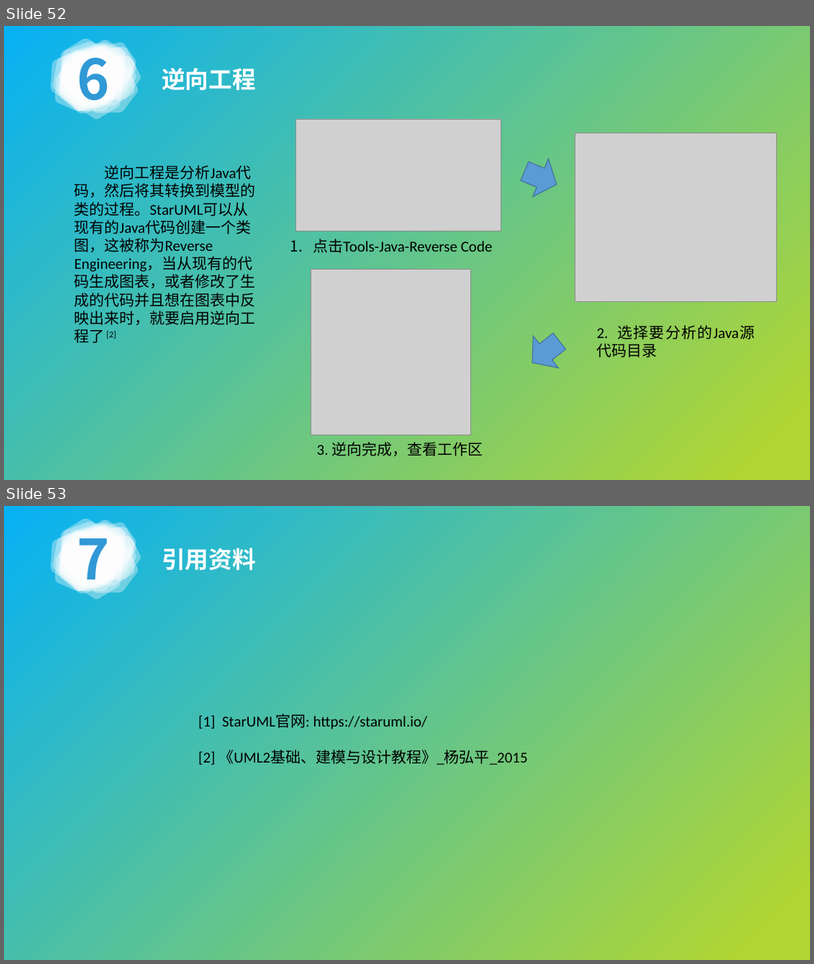
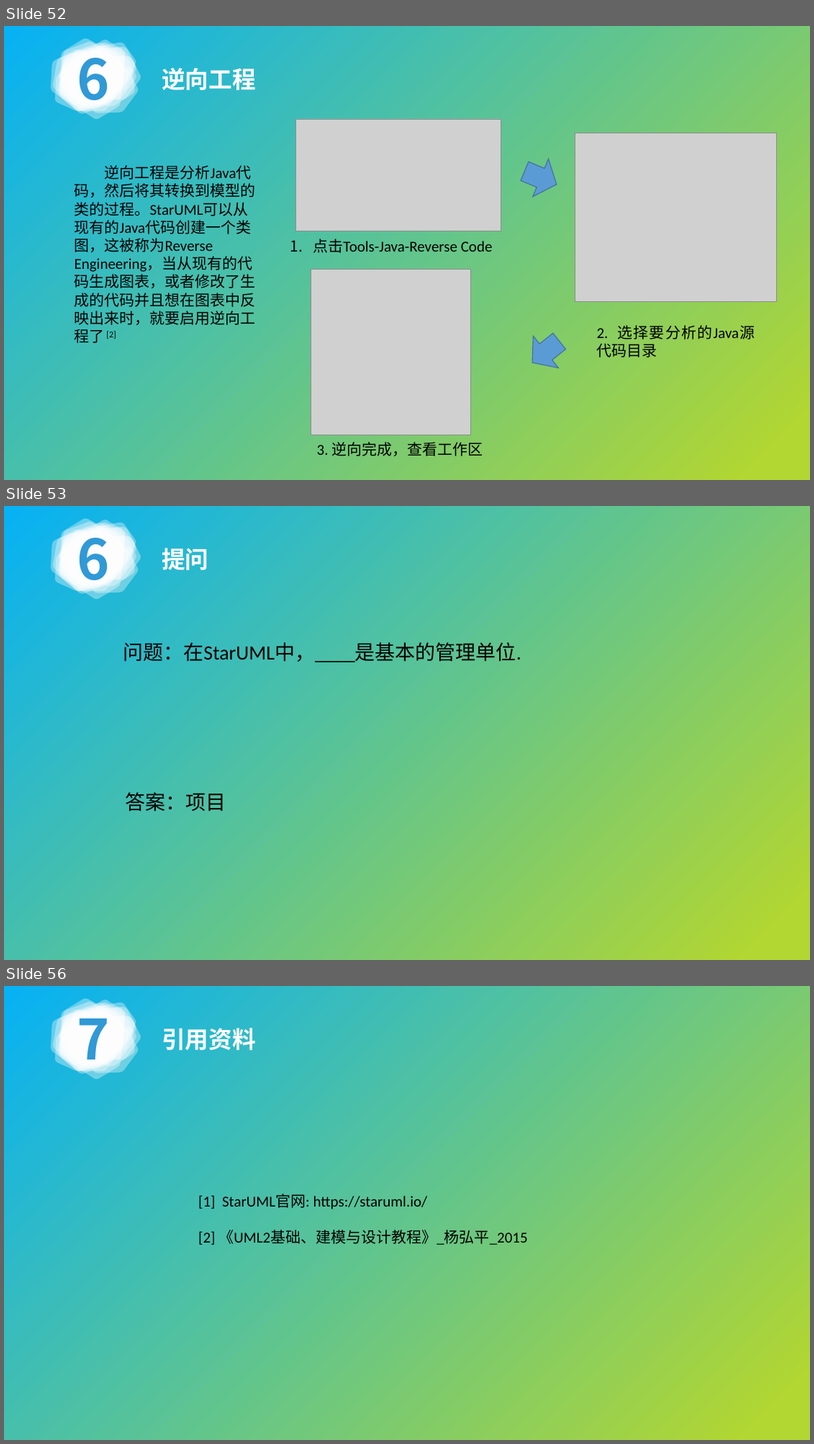
Before and after one commit to avgstuBoboge/SRA2021-document, a slide deck: PPT/SRA2021-G03-翻转课堂2 v0.1.pptx. Shown one above the other, each under a label of ours: slides 52 and 53 before the commit, slides 52, 53 and 56 after it; the slides between them are not shown. The pictures are 814x964 and 814x1444 pixels, drawn with LibreOffice and Linux fonts; fonts in the diff are those of the drawing; grey boxes stand for pictures. Boxes give left, top, right and bottom in pixels: in the first picture for what was removed or moved away, otherwise in the second. Text is boxed around its words. In the diff, an @@ line names an element or a change of style, - is before the commit and + after.

Commit message:
翻转课堂2提问更新

```diff
--- a/PPT/SRA2021-G03-翻转课堂2 v0.1.pptx
+++ b/PPT/SRA2021-G03-翻转课堂2 v0.1.pptx
@@ slide 53 added at (4, 506, 810, 960), background gradient #06B1F5 to #B2D632 @@
@@ group added at (39, 511, 147, 606): 34 freeform shapes, 1 text @@
+6
@@ text added at (162, 548, 208, 570), 28 pt, text #FFFFFF, bold @@
+提问
@@ text added at (123, 639, 522, 662), 24 pt, text #000000 @@
+问题：在StarUML中，____是基本的管理单位.
@@ text added at (125, 792, 226, 811), 24 pt, text #000000 @@
+答案：项目
@@ what was slide 53 is now slide 56 @@
```
Also in this commit, not shown: 3 slides changed, 3 other slides added, 1 slide removed.
